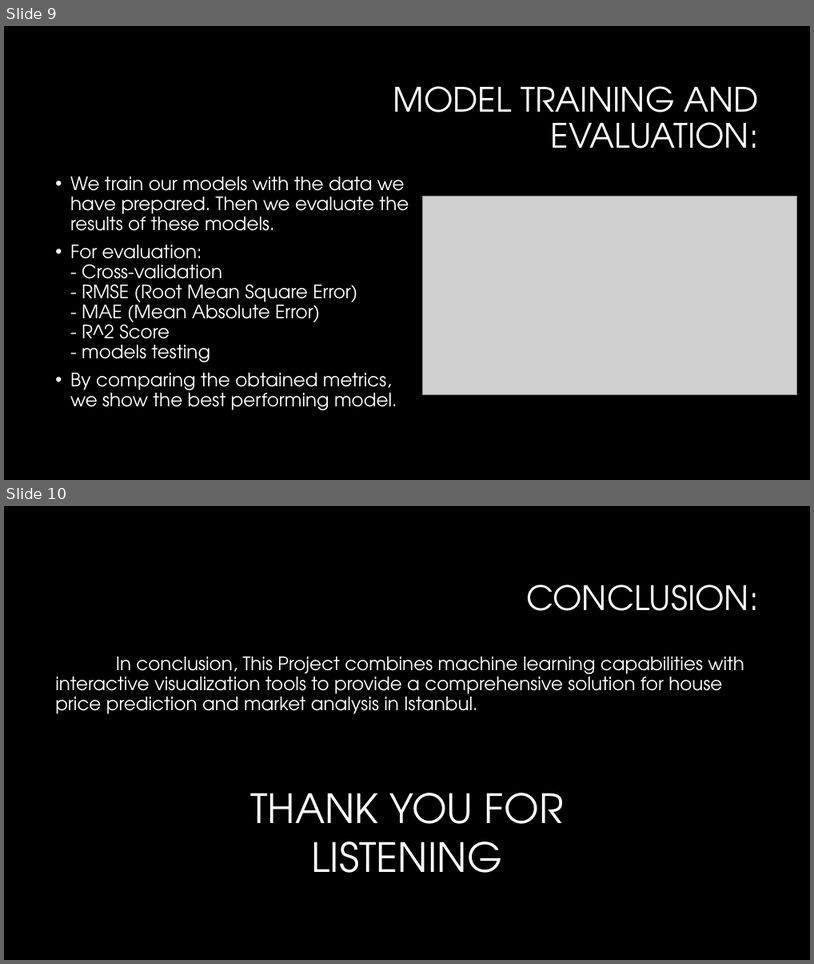
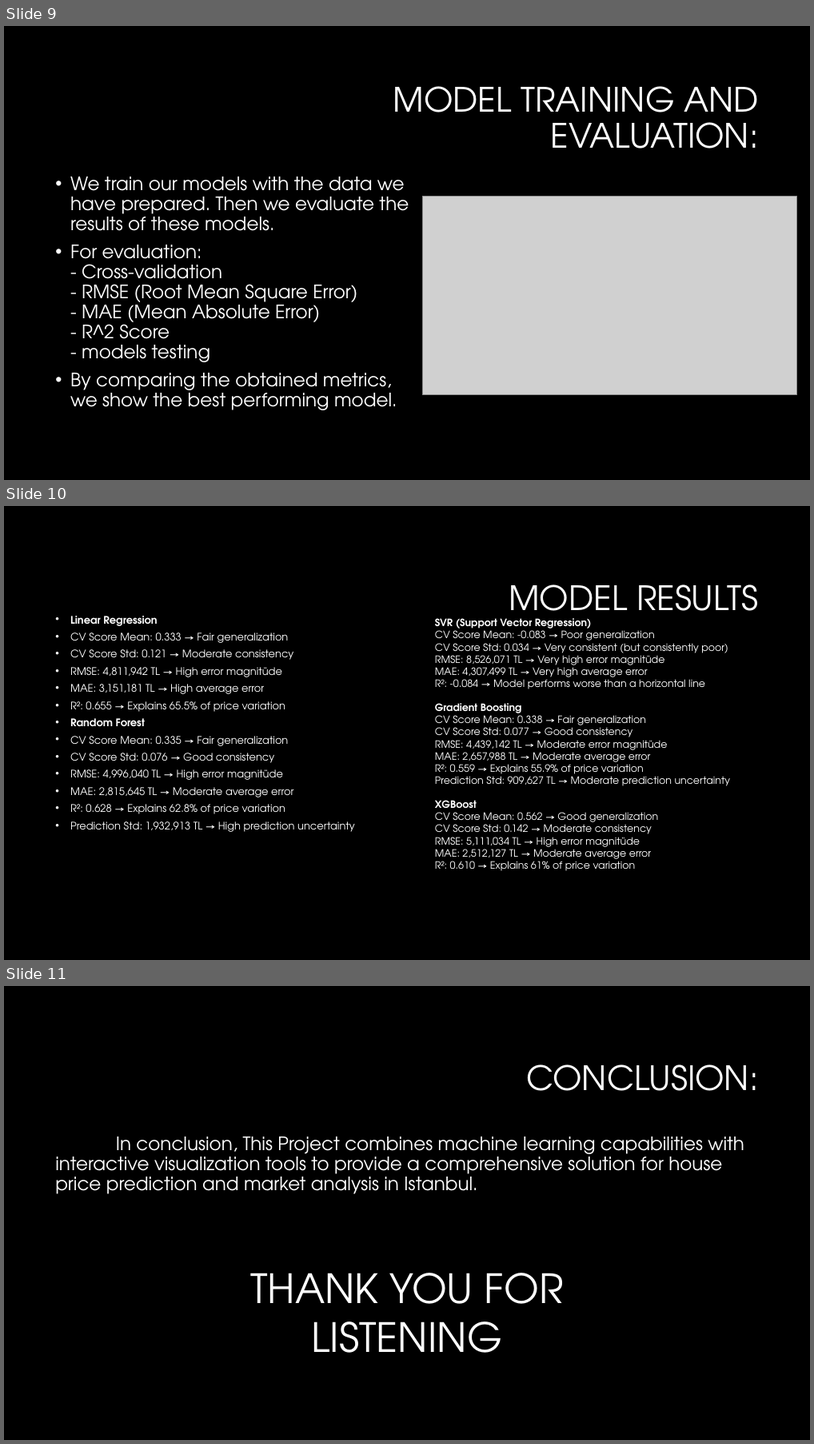
Before and after one commit to melihgulbay/HousePricePredictor, a slide deck: Istanbul House Price Prediction and Visualization System.pptx. Shown one above the other, each under a label of ours: slides 9 and 10 before the commit, slides 9, 10 and 11 after it. The pictures are 814x964 and 814x1444 pixels, drawn with LibreOffice and Linux fonts; fonts in the diff are those of the drawing; grey boxes stand for pictures; background and template pictures are left out. Boxes give left, top, right and bottom in pixels: in the first picture for what was removed or moved away, otherwise in the second. Text is boxed around its words. In the diff, an @@ line names an element or a change of style, - is before the commit and + after.

```diff
--- a/Istanbul House Price Prediction and Visualization System.pptx
+++ b/Istanbul House Price Prediction and Visualization System.pptx
@@ slide 10 added at (x1=4, y1=506, x2=810, y2=960), background #000000 @@
@@ title added at (x1=509, y1=584, x2=759, y2=625), 40 pt, text #FFFFFF @@
+MODEL RESULTS
@@ text added at (x1=70, y1=616, x2=355, y2=832), 12.4 pt, text #FFFFFF @@
+• Linear Regression
+• CV Score Mean: 0.333 → Fair generalization
+• CV Score Std: 0.121 → Moderate consistency
+• RMSE: 4,811,942 TL → High error magnitüde
+• MAE: 3,151,181 TL → High average error
+• R²: 0.655 → Explains 65.5% of price variation
+• Random Forest
+• CV Score Mean: 0.335 → Fair generalization
+• CV Score Std: 0.076 → Good consistency
+• RMSE: 4,996,040 TL → High error magnitüde
+• MAE: 2,815,645 TL → Moderate average error
+• R²: 0.628 → Explains 62.8% of price variation
+• Prediction Std: 1,932,913 TL → High prediction uncertainty
@@ text added at (x1=435, y1=618, x2=731, y2=871), 12 pt, text #FFFFFF @@
+SVR (Support Vector Regression)
+CV Score Mean: -0.083 → Poor generalization
+CV Score Std: 0.034 → Very consistent (but consistently poor)
+RMSE: 8,526,071 TL → Very high error magnitüde
+MAE: 4,307,499 TL → Very high average error
+R²: -0.084 → Model performs worse than a horizontal line
+Gradient Boosting
+CV Score Mean: 0.338 → Fair generalization
+CV Score Std: 0.077 → Good consistency
+RMSE: 4,439,142 TL → Moderate error magnitüde
+MAE: 2,657,988 TL → Moderate average error
+R²: 0.559 → Explains 55.9% of price variation
+Prediction Std: 909,627 TL → Moderate prediction uncertainty
+XGBoost
+CV Score Mean: 0.562 → Good generalization
+CV Score Std: 0.142 → Moderate consistency
+RMSE: 5,111,034 TL → High error magnitüde
+MAE: 2,512,127 TL → Moderate average error
+R²: 0.610 → Explains 61% of price variation
@@ what was slide 10 is now slide 11 @@
```
